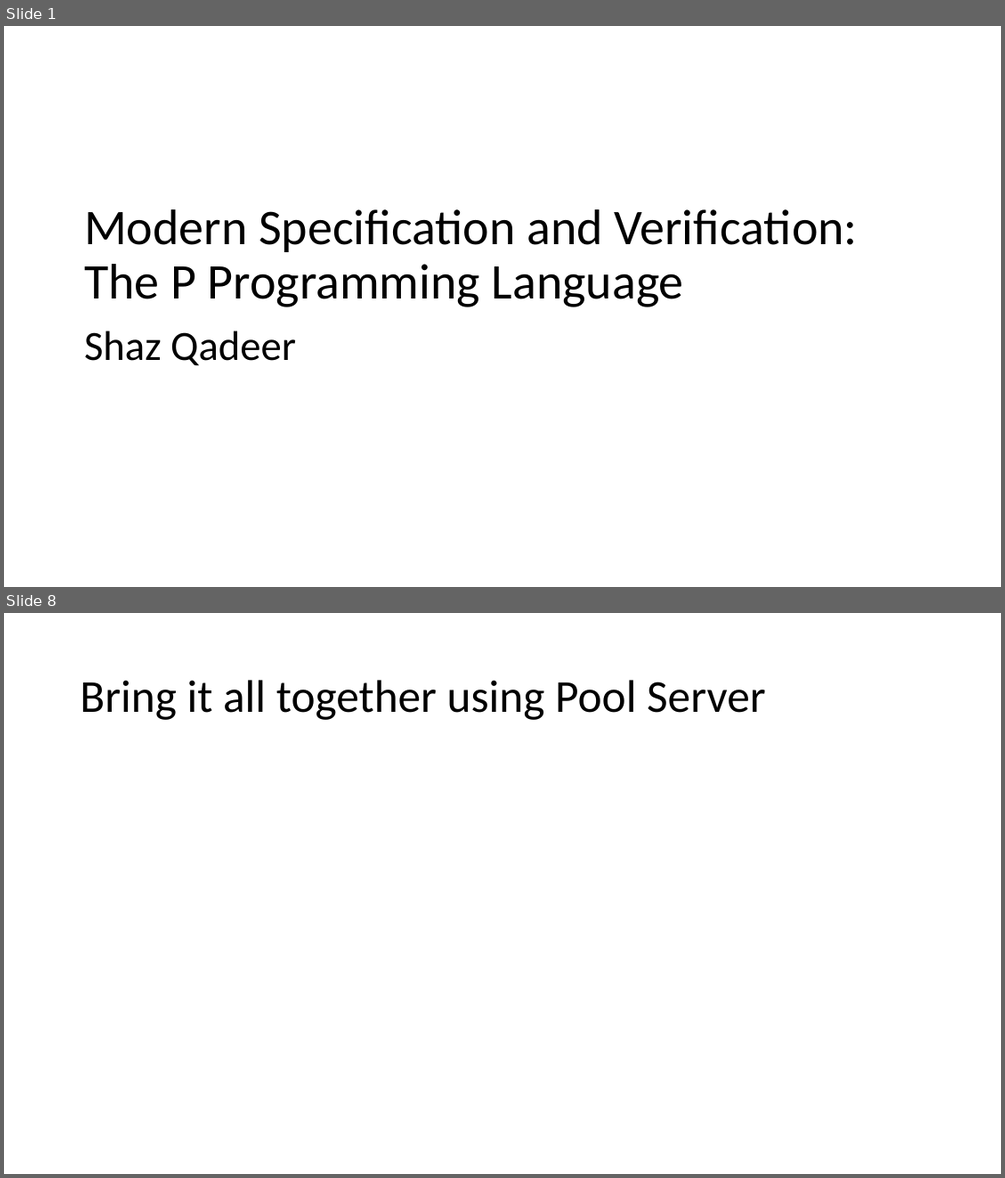
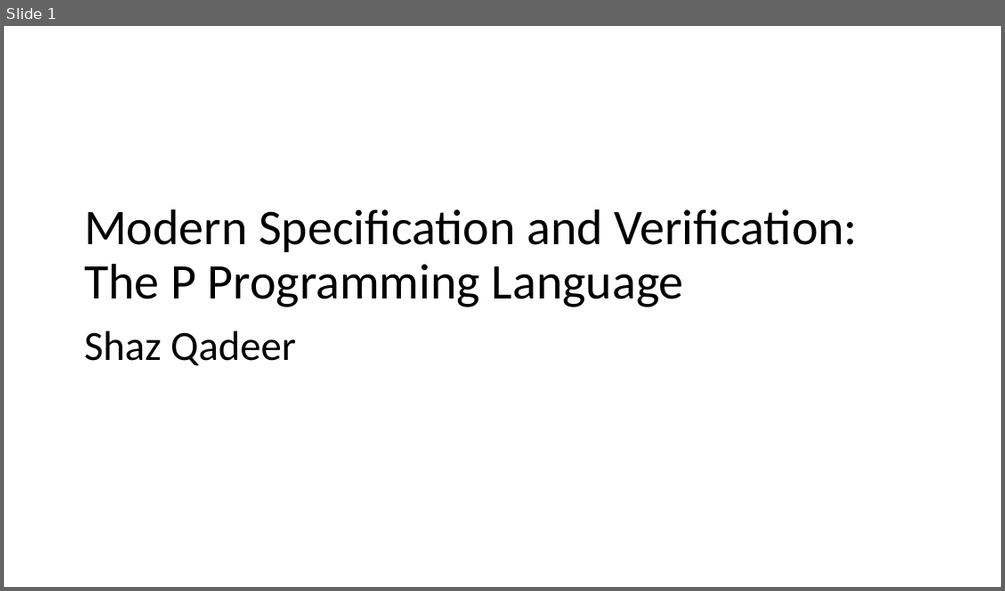
Before and after one commit to p-org/P, a slide deck: Tutorial/P-tutorial.pptx. Shown one above the other, each under a label of ours: slides 1 and 8 before the commit, slide 1 after it; the slides between them are not shown. The pictures are 1005x1178 and 1005x591 pixels, drawn with LibreOffice and Linux fonts; fonts in the diff are those of the drawing. Boxes give left, top, right and bottom in pixels: in the first picture for what was removed or moved away, otherwise in the second. Text is boxed around its words. In the diff, an @@ line names an element or a change of style, - is before the commit and + after.

```diff
--- a/Tutorial/P-tutorial.pptx
+++ b/Tutorial/P-tutorial.pptx
@@ slide 8 removed at [4, 613, 1001, 1174], background #FFFFFF @@
@@ title removed at [80, 680, 765, 720] @@
-Bring it all together using Pool Server
```
Also in this commit, not shown: 5 slides changed, 3 slides added, 1 other slide removed.
